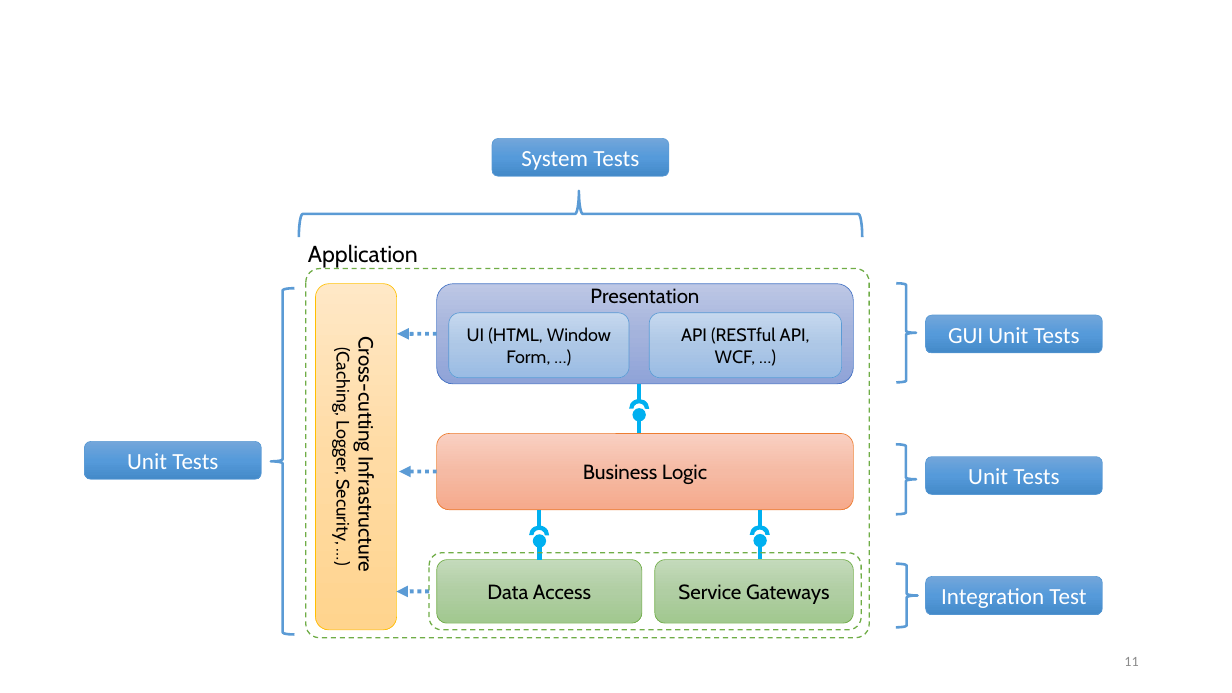
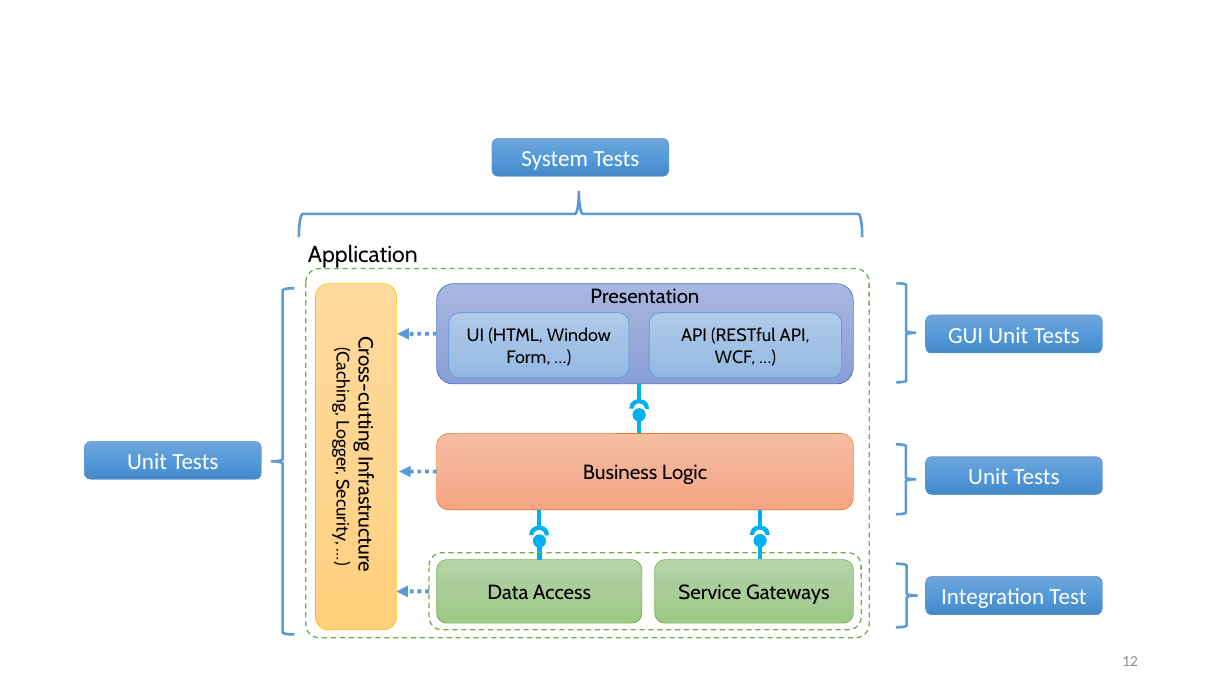
Before and after one commit to liepnguyen/Planru, a slide deck: slide 12 of Documents/Lessons Learned From Agile Quality Assurance In Scrum.pptx (slide 11 before the commit). Drawn at 1232x693 pixels with LibreOffice and Linux fonts; fonts in the diff are those of the drawing. Boxes give left, top, right and bottom in pixels: in the first picture for what was removed or moved away, otherwise in the second. Text is boxed around its words. In the diff, an @@ line names an element or a change of style, - is before the commit and + after.

```diff
--- a/Documents/Lessons Learned From Agile Quality Assurance In Scrum.pptx
+++ b/Documents/Lessons Learned From Agile Quality Assurance In Scrum.pptx
@@ rounded rectangle "Cross-cutting Infrastructure" at bbox=[315, 284, 396, 630]: fill gradient #FFE8C7 to #FFDBA4 to #FFD58F to gradient #FFDB9E to #FFD590 to #FFD07C @@
@@ rounded rectangle at bbox=[437, 284, 854, 384]: fill gradient #BEC8E6 to #A4B3DC to #90A4D9 to gradient #A8B7DF to #9AABD9 to #889ED7 @@
@@ rounded rectangle "UI (HTML, Window Form, …)" at bbox=[449, 313, 629, 378]: fill gradient #C7D9EE to #ADC7E7 to #9ABDE5 to gradient #B1CBE9 to #A3C1E5 to #93B9E4 @@
@@ rounded rectangle "API (RESTful API, WCF, …)" at bbox=[650, 312, 842, 377]: fill gradient #C7D9EE to #ADC7E7 to #9ABDE5 to gradient #B1CBE9 to #A3C1E5 to #93B9E4 @@
@@ rounded rectangle "Business Logic" at bbox=[437, 433, 854, 510]: fill gradient #F9D1C3 to #F5BAA4 to #F7AB8D to gradient #F7BDA5 to #F5B196 to #F8A582 @@
@@ rounded rectangle "Data Access" at bbox=[437, 560, 642, 624]: fill gradient #C5DBBC to #B1CEA4 to #A2C890 to gradient #B5D5A7 to #AACE9A to #9CC987 @@
@@ rounded rectangle "Service Gateways" at bbox=[655, 560, 854, 624]: fill gradient #C5DBBC to #B1CEA4 to #A2C890 to gradient #B5D5A7 to #AACE9A to #9CC987 @@
@@ page number at bbox=[1122, 656, 1138, 666]: text changed; size 11 to 12 pt @@
-11
+12
```
Also in this commit, not shown: 12 other slides changed, 1 slide added.
